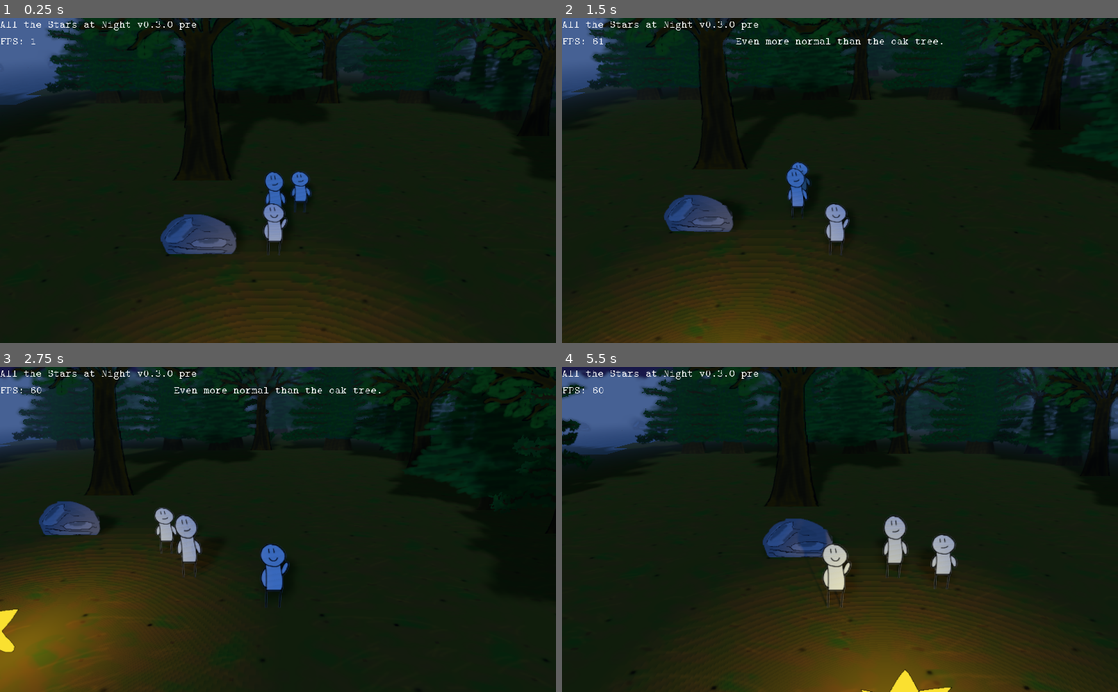
Above: before the commit, frames 1-4 (two rows, left to right).
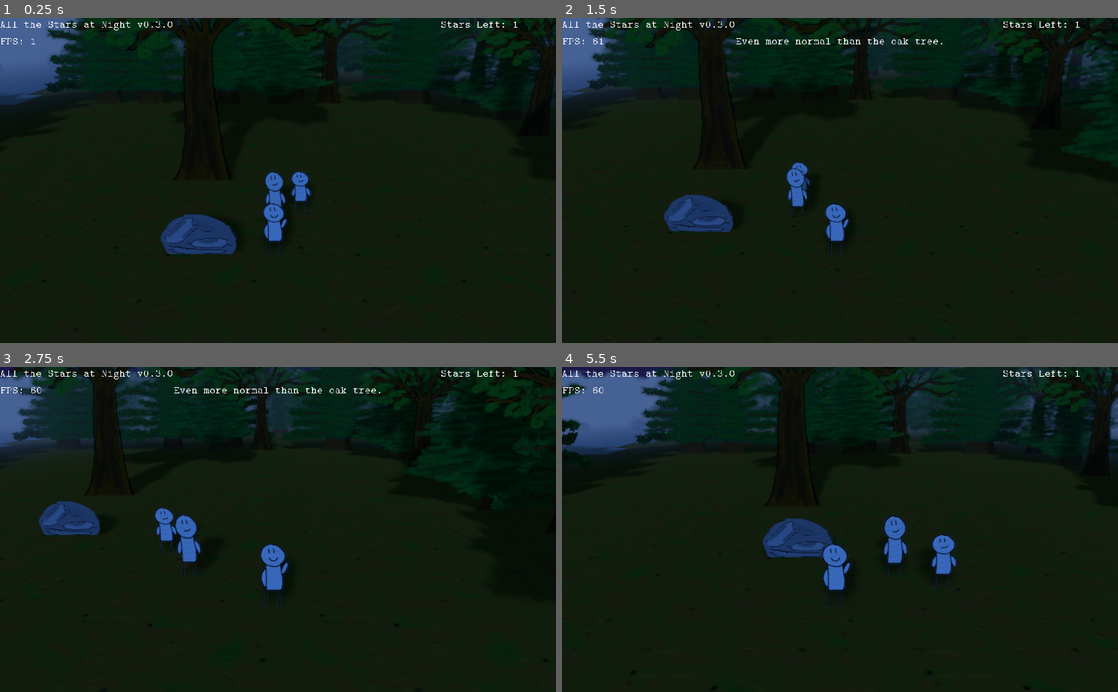
Above: after the commit, the same moments.

Repository: Schoperation/AllTheStarsAtNight
Game: Godot game, scene res://world/World.tscn
Two runs of this game, one before a commit and one after it. Both use one fixed random seed, a clock stepped at 60 frames per second and the inputs below.
Inputs (mouse positions are in pixels of both pictures, inside the frame that each line leads up to):
- Up to frame 1 (0.25 s): no input
- Up to frame 2 (1.5 s): move the mouse to (667, 34) at 0.52 s; hold D (move_right) 0.53-1.28 s; tap Mouse wheel up (zoom_in) at 0.6 s; click (667, 34) at 0.67 s; move the mouse to (728, 196) at 1.27 s; hold S (move_down) from 1.28 s (still down); tap Mouse wheel down (zoom_out) at 1.35 s; click (728, 196) at 1.42 s
- Up to frame 3 (2.75 s): move the mouse to (333, 458) at 2.02 s; release S (move_down) at 2.03 s; hold D (move_right) from 2.03 s (still down); tap Mouse wheel up (zoom_in) at 2.1 s; click (333, 458) at 2.17 s
- Up to frame 4 (5.5 s): move the mouse to (812, 594) at 2.77 s; release D (move_right) at 2.78 s; hold W (move_up) 2.78-3.53 s; tap Mouse wheel down (zoom_out) at 2.85, 4.35 s; click (812, 594) at 2.92 s; move the mouse to (1006, 578) at 3.52 s; hold A (move_left) 3.53-5.03 s; tap Mouse wheel up (zoom_in) at 3.6, 5.1 s; click (1006, 578) at 3.67 s; move the mouse to (673, 480) at 4.27 s; click (673, 480) at 4.42 s; move the mouse to (867, 529) at 5.02 s; hold S (move_down) from 5.03 s (still down); click (867, 529) at 5.17 s

The runs differ from the first frame. In frame 1, 6.0% of the frame differs, in the area x 23-94%, y 1-100%; in frame 2, 10%; in frame 3, 14%; in frame 4, 18%, in the area x 21-99%, y 1-100%.

Commit message:
Stars now spawn everywhere... and you can pick them up to win!

Diff:
--- a/environment/Star.gd
+++ b/environment/Star.gd
@@ -2,11 +2,13 @@
 
 signal examineMouseEnter(object, objectName)
 signal examineMouseExit()
+signal onStarPickup()
 
 func _ready():
 	# Connect signals
 	connect("examineMouseEnter", get_node("../../UI/MouseTextContainer/MouseText"), "onMouseEnter")
 	connect("examineMouseExit", get_node("../../UI/MouseTextContainer/MouseText"), "onMouseExit")
+	connect("onStarPickup", get_node("../../UI/Stars"), "onStarPickupText")
 
 
 func _on_Star_mouse_entered():
@@ -18,4 +20,6 @@
 
 
 func _on_Star_body_entered(body):
-	print("Hello there")
+	if body.name == "Player":
+		emit_signal("onStarPickup")
+		queue_free()
--- /dev/null
+++ b/ui/StarCount.gd
@@ -0,0 +1,26 @@
+extends RichTextLabel
+
+# Keep track of our stars
+var numStars = 0
+var numLeft = 1
+
+signal onStarPickup()
+
+func _ready():
+	# Get num of stars from WorldGeneration
+	var root = get_node("../../")
+	numStars = root.numStars
+	numLeft = numStars
+	self.text = "Stars Left: " + str(numStars)
+
+func onStarPickupText():
+	numLeft -= 1
+	self.text = "Stars Left: " + str(numLeft)
+
+	# Finish?
+	if numLeft == 0:
+		self.text = "You got them all!"
+		$RestartTimer.start()
+
+func _on_RestartTimer_timeout():
+	get_tree().reload_current_scene()
--- a/ui/UI.tscn
+++ b/ui/UI.tscn
@@ -1,8 +1,9 @@
-[gd_scene load_steps=4 format=2]
+[gd_scene load_steps=5 format=2]
 
 [ext_resource path="res://fonts/cmu-typewriter/Typewriter.tres" type="DynamicFont" id=1]
 [ext_resource path="res://ui/Examine.gd" type="Script" id=2]
 [ext_resource path="res://ui/Version.gd" type="Script" id=3]
+[ext_resource path="res://ui/StarCount.gd" type="Script" id=4]
 
 [node name="UI" type="CanvasLayer"]
 
@@ -77,4 +78,23 @@
 __meta__ = {
 "_edit_use_anchors_": false
 }
+
+[node name="Stars" type="RichTextLabel" parent="."]
+anchor_left = 1.0
+anchor_right = 1.0
+margin_left = -212.0
+margin_bottom = 44.0
+mouse_filter = 2
+custom_fonts/normal_font = ExtResource( 1 )
+text = "Error score"
+scroll_active = false
+script = ExtResource( 4 )
+__meta__ = {
+"_edit_use_anchors_": false
+}
+
+[node name="RestartTimer" type="Timer" parent="Stars"]
+wait_time = 5.0
+one_shot = true
 [connection signal="timeout" from="PlayerThought/DisplayTimer" to="MouseTextContainer/MouseText" method="_on_DisplayTimer_timeout"]
+[connection signal="timeout" from="Stars/RestartTimer" to="Stars" method="_on_RestartTimer_timeout"]
--- a/ui/Version.gd
+++ b/ui/Version.gd
@@ -3,7 +3,7 @@
 # Version
 var gameName = "All the Stars at Night"
 var desc = "Explore an in-depth forest with an in-depth duo"
-var version = "0.3.0 pre"
+var version = "0.3.0"
 
 func _ready():
 	# Change version
--- a/world/Chunk.gd
+++ b/world/Chunk.gd
@@ -1,6 +1,7 @@
 extends StaticBody
 
-var id = 0
+# ID of the chunk
+export var id = 0
 #var trailChunk = false
 var structureChunk = false
 
--- a/world/World.tscn
+++ b/world/World.tscn
@@ -9,7 +9,6 @@
 [ext_resource path="res://ui/UI.tscn" type="PackedScene" id=7]
 [ext_resource path="res://ui/Zoom.gd" type="Script" id=8]
 [ext_resource path="res://follower/Follower.tscn" type="PackedScene" id=9]
-[ext_resource path="res://environment/Star.tscn" type="PackedScene" id=10]
 
 [sub_resource type="Environment" id=1]
 background_mode = 1
@@ -84,10 +83,6 @@
 [node name="Rock" parent="OriginChunk" instance=ExtResource( 6 )]
 transform = Transform( 1, 0, 0, 0, 1, 0, 0, 0, 1, -7.35518, 2, -4.77768e-07 )
 
-[node name="Star" parent="OriginChunk" instance=ExtResource( 10 )]
-transform = Transform( 1, 0, 0, 0, 1, 0, 0, 0, 1, 0, 2.82474, 15.7874 )
-mass = 65535.0
-
 [node name="GameEnd" type="Area" parent="."]
 transform = Transform( 1, 0, 0, 0, 1, 0, 0, 0, 1, 2.64525, 3.21212, 23.5519 )
 visible = false
--- a/world/WorldGeneration.gd
+++ b/world/WorldGeneration.gd
@@ -1,27 +1,25 @@
 extends Spatial
 
-var chunkId = 1
+var nextChunkId = 1
 var scene = preload("res://world/Chunk.tscn")
+var chunkArray = []
+var rng = RandomNumberGenerator.new()
+export var numStars = 1
 
 # Used in genWorld(size) to determine where to spawn chunks for a particular iteration
 enum GenDirec {LEFT = 0, DOWN = 1, RIGHT = 2, UP = 3}
 
 func _ready():
+	# Randomize rngs
 	randomize()
-	# Every 100 units, plop a new chunk
-	# Place the ones surrounding the spawn chunk
-	#createNewChunk(-100, 0)
-	#createNewChunk(100, 0)
+	rng.randomize()
 
-	#createNewChunk(-100, -100)
-	#createNewChunk(0, -100)
-	#createNewChunk(100, -100)
+	# Add origin chunk
+	chunkArray.append($OriginChunk)
 
-	# Old generation, keeping function just in case
-	#genPath(30)
-
-	# New generation, more spacious
+	# Gen
 	genWorld(5)
+	addStars(numStars)
 
 func genWorld(size):
 	"""
@@ -112,12 +110,59 @@
 	# Set position
 	var pos = Vector3(x, 0, z)
 	newChunk.transform.origin = pos
-	newChunk.setID(chunkId)
-	chunkId += 1
+
+	# Set ID and add to array
+	newChunk.setID(nextChunkId)
+	nextChunkId += 1
 	add_child(newChunk)
+	chunkArray.append(newChunk)
 
 	# Populate with stuff
 	newChunk.populate()
 
 	# does nothing
 	#newChunk.visible = false
+
+func getChunkById(id) -> int:
+	if id >= chunkArray.size():
+		print("No such chunk with ID " + str(id))
+		return -1
+	else:
+		return chunkArray[id]
+
+func addStars(num):
+	# Generate our list of possible IDs
+	var possibleIds = []
+	for i in range(chunkArray.size()):
+		possibleIds.append(i)
+
+	# Now, for the ids we'll spawn stars in
+	var ids = []
+	while ids.size() < num:
+		var markedForDeletion = [] # We need to mark so we don't interrupt our j loop
+		for j in range(possibleIds.size()):
+			# Roll a die size of possibleIds.size, minus marked ones. If we get a 1, pick this number and remove it from possibleIds.
+			if rng.randi_range(0, possibleIds.size() - markedForDeletion.size()) == 1 and ids.size() < num:
+				ids.append(possibleIds[j])
+				markedForDeletion.append(j)
+		# Delete
+		for k in range(markedForDeletion.size()):
+			possibleIds.remove(markedForDeletion[k])
+
+	print(ids)
+
+	# Okay! Let's spawn them now.
+	# Eventually they will fall out of the sky.
+	# Grab the chunk, pick random coordinates, and whammo
+	var starObj = load("res://environment/Star.tscn")
+	for j in range(ids.size()):
+		var chunk = getChunkById(ids[j])
+		#var x = rand_range(chunk.transform.origin.x - 50, chunk.transform.origin.x + 50)
+		#var z = rand_range(chunk.transform.origin.z - 50, chunk.transform.origin.z + 50)
+		var x = rand_range(-10, 10) # in relation to the chunk
+		var z = rand_range(-10, 10)
+
+		var newStar = starObj.instance()
+		chunk.add_child(newStar)
+		var pos = Vector3(x, 2.7, z)
+		newStar.transform.origin = pos
Not shown: 1 places in world/World.tscn that only renumber resources
